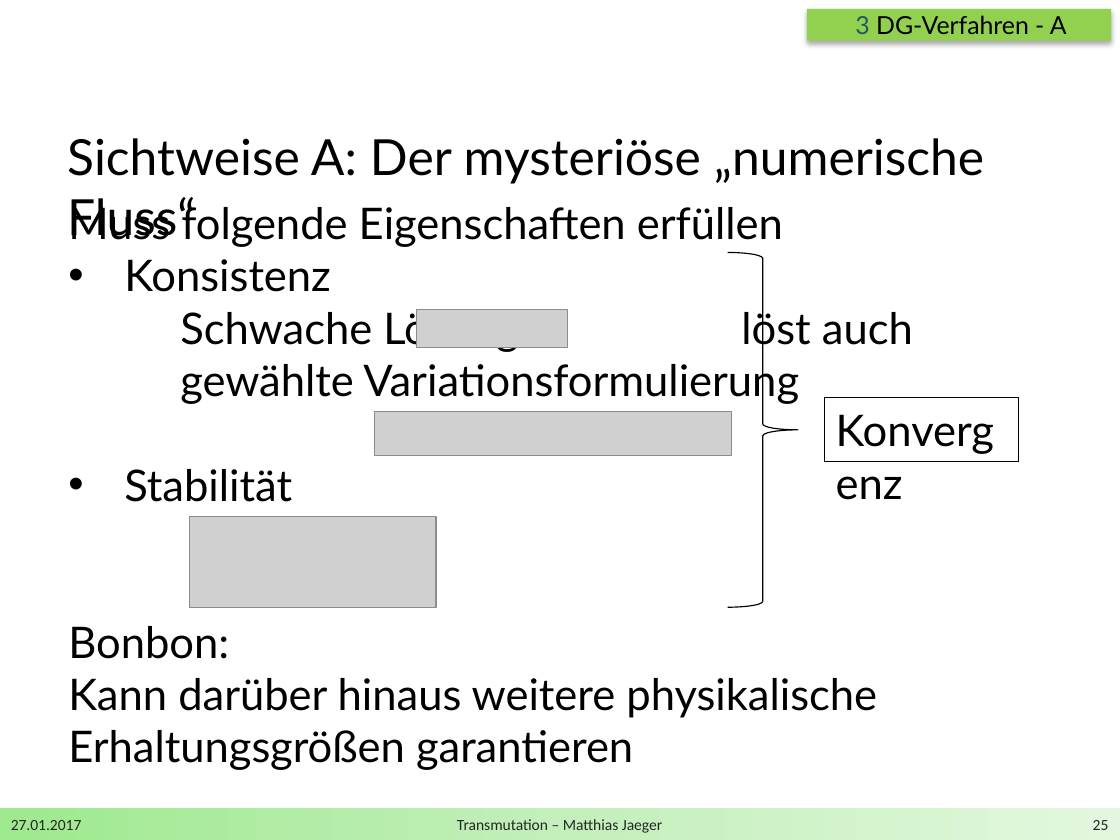
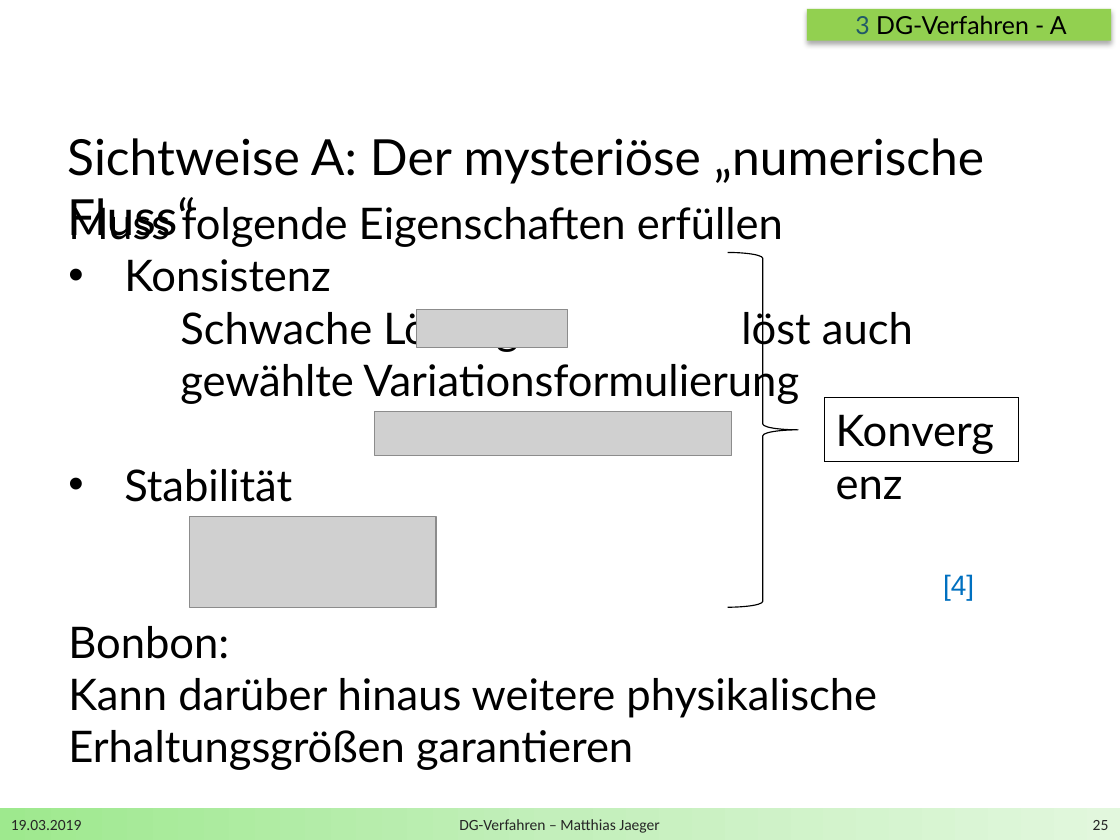
Before and after one commit to DerKleineGauss/Masterarbeit, a slide deck: slide 25 of Zwischenvortrag/Präsentation.pptx. Drawn at 1120x840 pixels with LibreOffice and Linux fonts; fonts in the diff are those of the drawing; grey boxes stand for pictures; background and template pictures are left out. Boxes give left, top, right and bottom in pixels: in the first picture for what was removed or moved away, otherwise in the second. Text is boxed around its words. In the diff, an @@ line names an element or a change of style, - is before the commit and + after.

```diff
--- a/Zwischenvortrag/Präsentation.pptx
+++ b/Zwischenvortrag/Präsentation.pptx
@@ text added at (943,574,974,600), 18 pt, text #0070C0 @@
+[4]
@@ text at (11,820,82,830): text changed @@
-27.01.2017
+19.03.2019
@@ text at (459,819,659,833): text changed @@
-Transmutation – Matthias Jaeger
+DG-Verfahren – Matthias Jaeger
```
Also in this commit, not shown: 34 other slides changed, 1 slide added, 1 slide removed, 15 other files.
